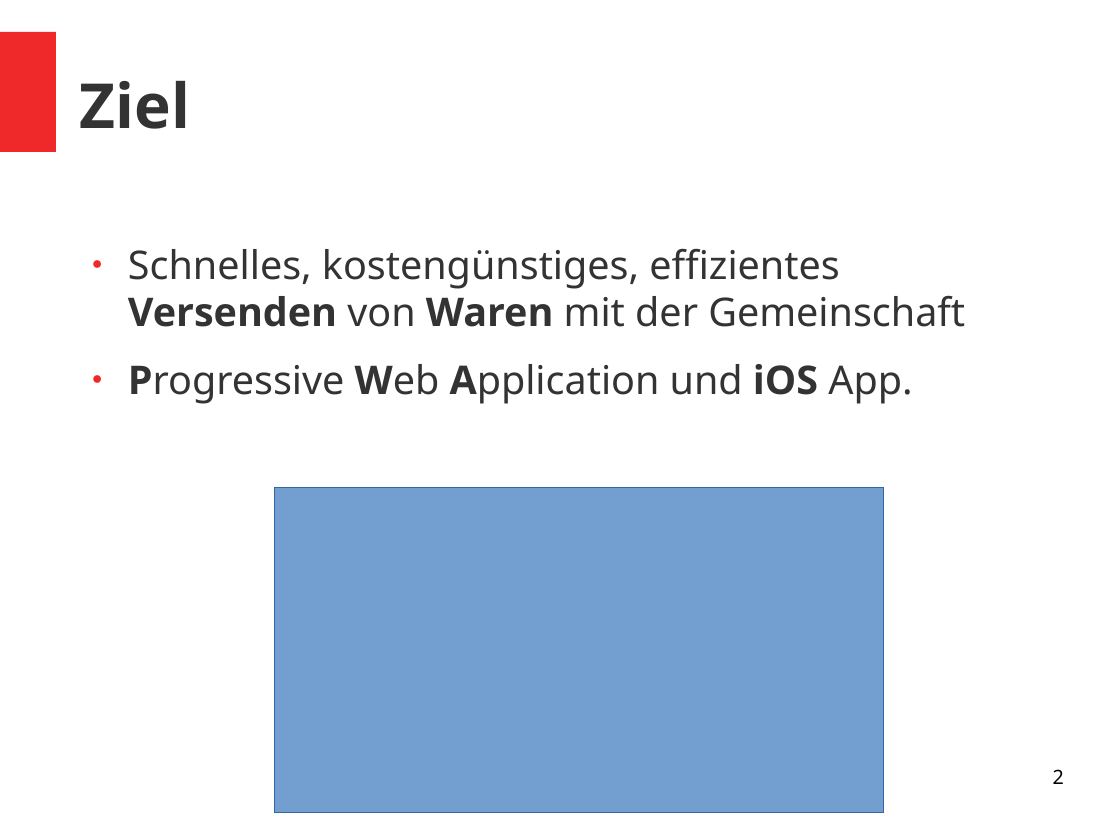
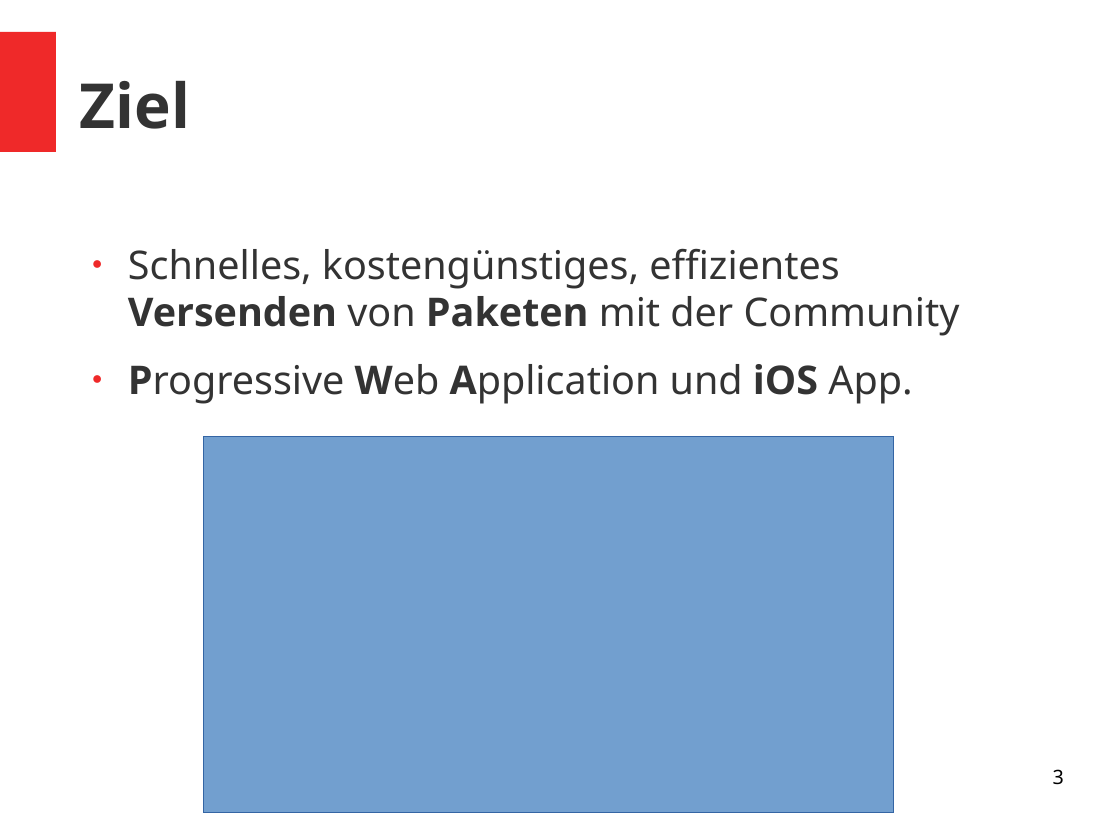
Before and after one commit to Jugendhackt/alpakapost-backend, a slide deck: slide 3 of prezi.odp (slide 2 before the commit). Drawn at 1120x840 pixels with LibreOffice and Linux fonts; fonts in the diff are those of the drawing. Boxes give left, top, right and bottom in pixels: in the first picture for what was removed or moved away, otherwise in the second. Text is boxed around its words. In the diff, an @@ line names an element or a change of style, - is before the commit and + after.

```diff
--- a/prezi.odp
+++ b/prezi.odp
@@ text at (128, 248, 960, 336): text changed @@
-● Schnelles, kostengünstiges, effizientes Versenden von Waren mit der Gemeinschaft
+● Schnelles, kostengünstiges, effizientes Versenden von Paketen mit der Community
@@ rectangle: place and size @@
-rectangle at (274, 488, 884, 813)
+rectangle at (203, 437, 894, 813)
@@ page number at (1053, 769, 1064, 785): text changed @@
-2
+3
```
Also in this commit, not shown: 2 other slides changed, 1 slide added.
